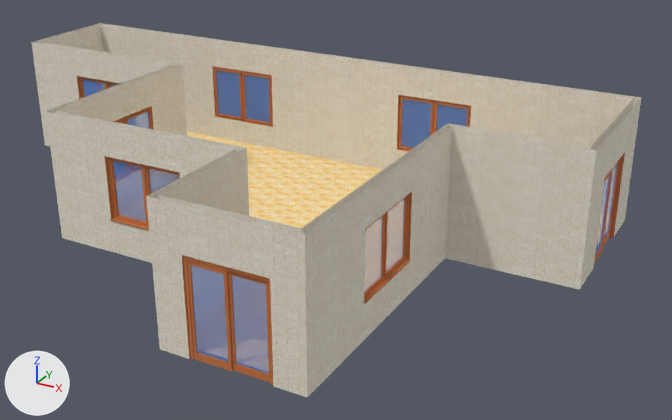
The glTF model telhados/telhado37a.glb as it was, and as the next commit left it.
Camera for both pictures: a camera (50 mm lens) standing at (11.48, -16.11, 9.25) and looking at (2.01, 1.11, 0.64). The axes (+X, +Y, +Z) are drawn at lower left. The lights are the same throughout. Where no turn or scale is listed for an object, it has been applied to the vertices.

The older version as bpy lines, for what is in view:
```python
me_mesh_0 = bpy.data.meshes.new('Mesh_0')
me_mesh_0.from_pydata(...)  # 179 vertices, 224 faces; spans x -8.5..7.7, y -4.8..5.2, z 0.0..3.1
me_mesh_0.materials.append(mat_cinder_block)  # picture img_image_1
me_mesh_1 = bpy.data.meshes.new('Mesh_1')
me_mesh_1.from_pydata(...)  # 72 vertices, 36 faces; spans x -8.3..7.6, y -4.7..5.1, z 0.2..2.2
me_mesh_1.materials.append(mat_translucent_glass_blue)  # blue #6496ee
me_mesh_2 = bpy.data.meshes.new('Mesh_2')
me_mesh_2.from_pydata(...)  # 1116 vertices, 2817 faces; spans x -8.5..7.7, y -4.8..5.2, z 0.0..2.3
me_mesh_2.materials.append(mat_wood_veneer_01)  # picture img_image_2
ob_mesh_0 = bpy.data.objects.new('Mesh_0', me_mesh_0)
ob_mesh_0.location = (0.0, 0.0, 0.0)
ob_mesh_1 = bpy.data.objects.new('Mesh_1', me_mesh_1)
ob_mesh_1.location = (0.0, 0.0, 0.0)
ob_mesh_2 = bpy.data.objects.new('Mesh_2', me_mesh_2)
ob_mesh_2.location = (0.0, 0.0, 0.0)
# also in view: 'root' at (-0.38, 0.21, 1.15)
```
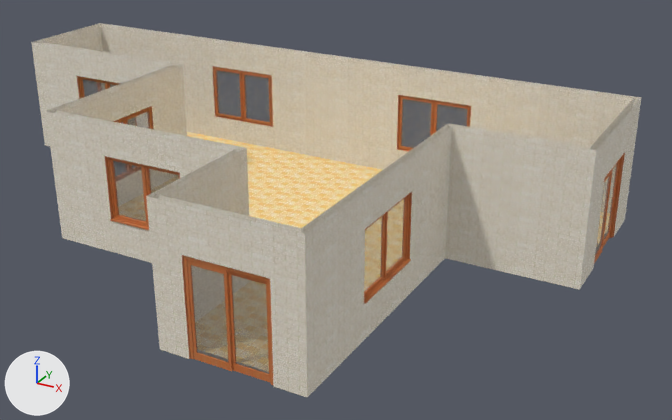
Boxes [x1, y1, x2, y2] around the edits, measured in the pictures (672 x 420 px):
'Mesh_1', recoloured
    both: [82, 70, 618, 374]

Edits to the bpy script that builds the scene:
```text
Add mat_translucent_glass_gray:
    mat_translucent_glass_gray = principled_material('Translucent Glass Gray')
    mat_translucent_glass_gray.base_color = (0.22, 0.22, 0.22)  # grey #818181
    mat_translucent_glass_gray.metallic = 0.1
    mat_translucent_glass_gray.roughness = 0.9
    mat_translucent_glass_gray.alpha = 0.5
Change me_mesh_1:
    where me_mesh_1.from_pydata(...)  # 72 vertices, 36 faces; spans x -8.3..7.6, y -4.7..5.1, z 0.2..2.2
    remove me_mesh_1.materials.append(mat_translucent_glass_blue)  # blue #6496ee
    add me_mesh_1.materials.append(mat_translucent_glass_gray)  # grey #818181
```
